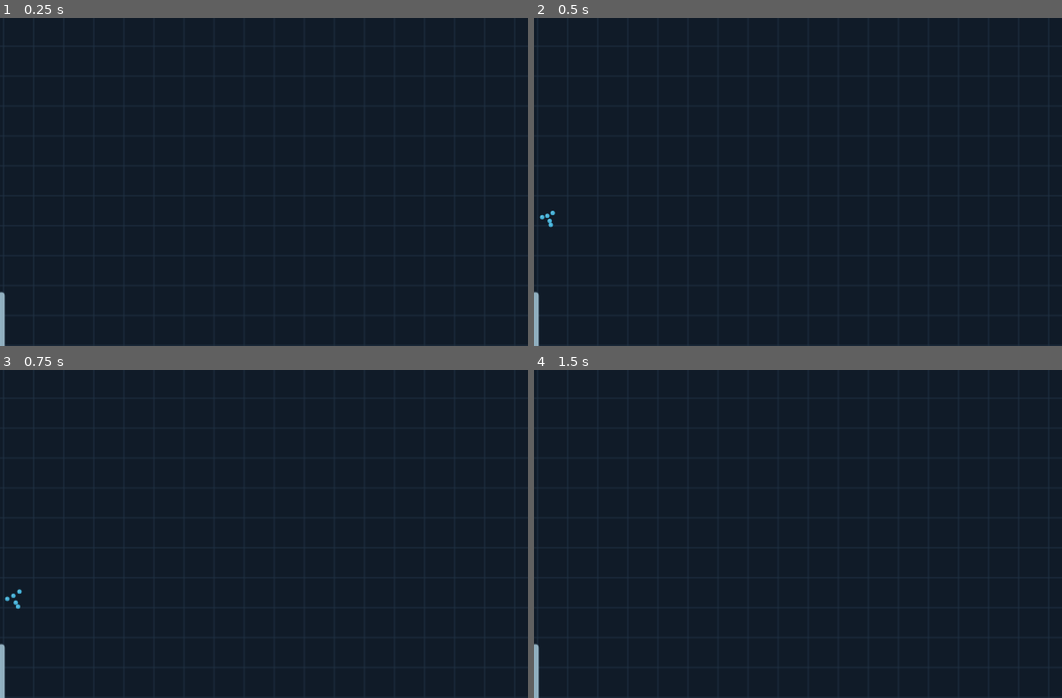
Above: before the commit, frames 1-4 (two rows, left to right).
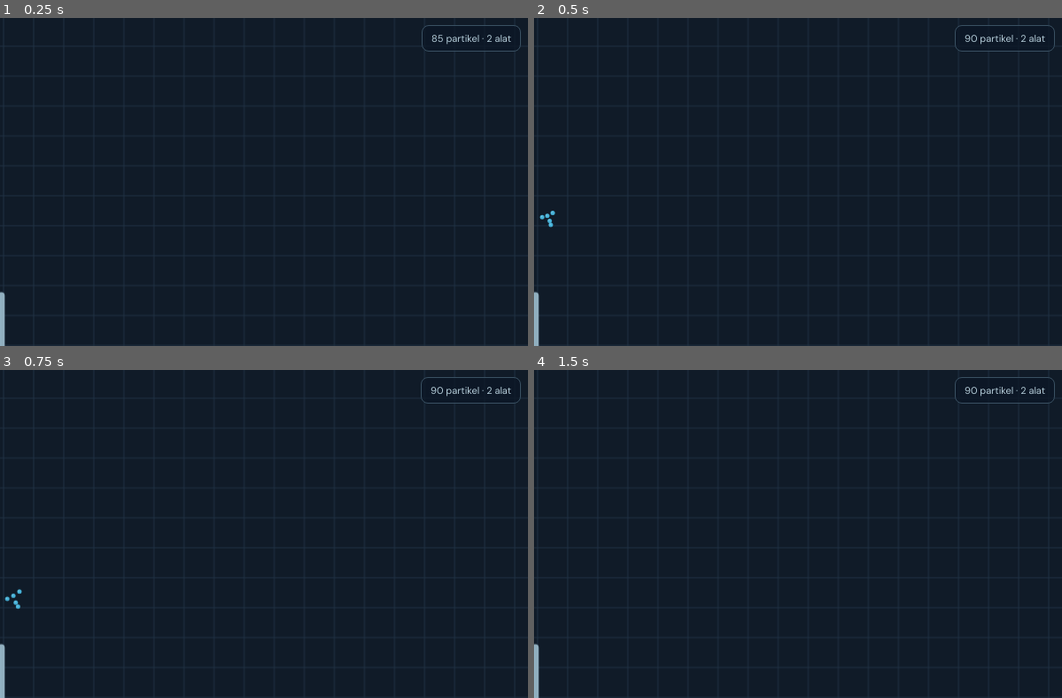
Above: after the commit, the same moments.

Repository: vexelkang-cell/gamepai
Game: browser game, page games/water-simulator/index.html
Two runs of this game, one before a commit and one after it. Both use one fixed random seed, a clock stepped at 60 frames per second and the inputs below.
Inputs (mouse positions are % of the whole screen's width and height, from its top left):
- Up to frame 1 (0.25 s): no input
- Up to frame 2 (0.5 s): click (50, 37) at 0.27 s
- Up to frame 3 (0.75 s): no input
- Up to frame 4 (1.5 s): tap Space at 1.1 s
The pictures show only the part of the screen within x 49-99%, y 8-58%; the shares and areas given below are measured in that part.

The runs differ from the first frame. In frame 1, 0.3% of the frame differs, in the area x 79-99%, y 2-11%; in frame 2, 0.3%; in frame 3, 0.3%; in frame 4, 0.3%.

Commit message:
Fix mobile particle and tool counter placement

Diff:
--- a/games/water-simulator/index.html
+++ b/games/water-simulator/index.html
@@ -59,8 +59,8 @@
       <div class="stage-top">
        <div class="stage-label">SIMULATION CHAMBER / 01</div>
        <div id="stageHint" class="stage-hint">Sentuh atau seret untuk membuat Air</div>
-      </div>
-      <div id="stats" class="stage-stats canva-tag">0 partikel · 0 alat</div>
+       <div id="stats" class="stage-stats canva-tag">0 partikel · 0 alat</div>
+      </div>
       <div class="stage-bottom">TIP: Pilih alat di bawah, lalu sentuh area simulasi untuk menempatkannya.</div>
      </section>
      <section class="materials canva-panel" aria-label="Material dan peralatan">
